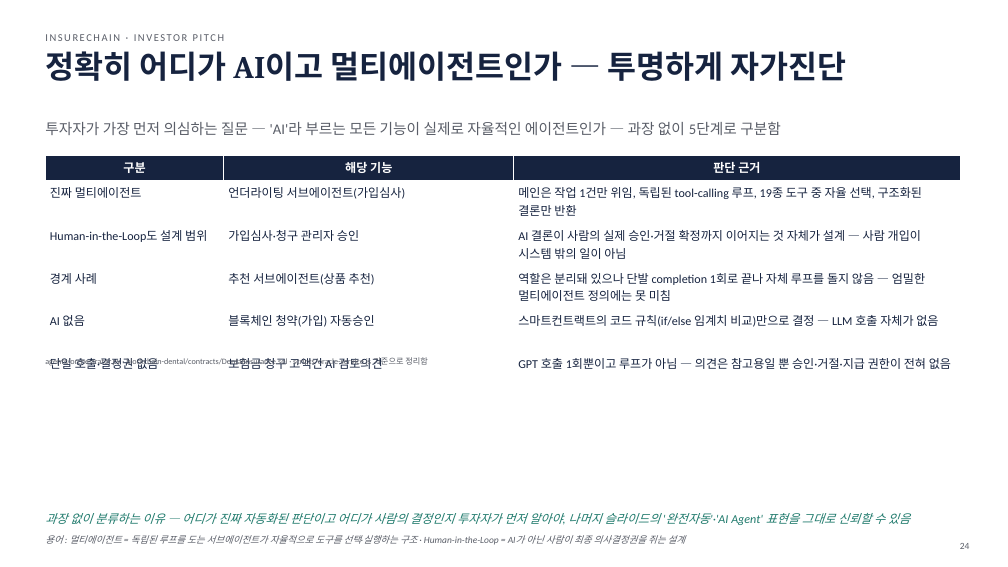
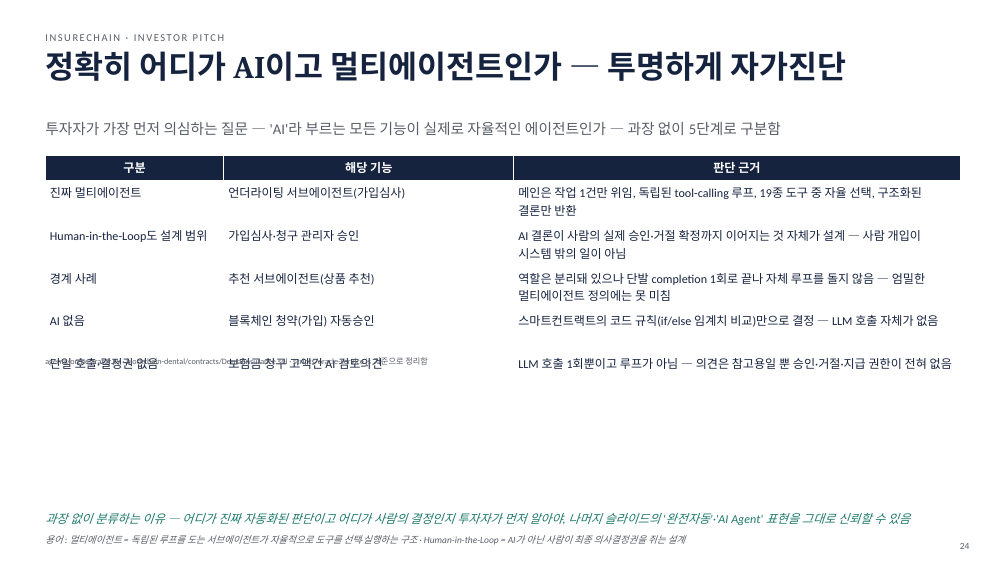
Before and after one commit to leeyonsei78/capstone_project_alpha, a slide deck: slide 24 of 인슈어체인_투자피칭_발표자료.pptx. Drawn at 1008x567 pixels with LibreOffice and Linux fonts; fonts in the diff are those of the drawing. Boxes give left, top, right and bottom in pixels: in the first picture for what was removed or moved away, otherwise in the second. Text is boxed around its words. In the diff, an @@ line names an element or a change of style, - is before the commit and + after.

```diff
--- a/인슈어체인_투자피칭_발표자료.pptx
+++ b/인슈어체인_투자피칭_발표자료.pptx
@@ table at [45, 155, 960, 373] @@
-row 6, column 3: GPT 호출 1회뿐이고 루프가 아님 — 의견은 참고용일 뿐 승인·거절·지급 권한이 전혀 없음
+row 6, column 3: LLM 호출 1회뿐이고 루프가 아님 — 의견은 참고용일 뿐 승인·거절·지급 권한이 전혀 없음
```
Also in this commit, not shown: 1 other file.
